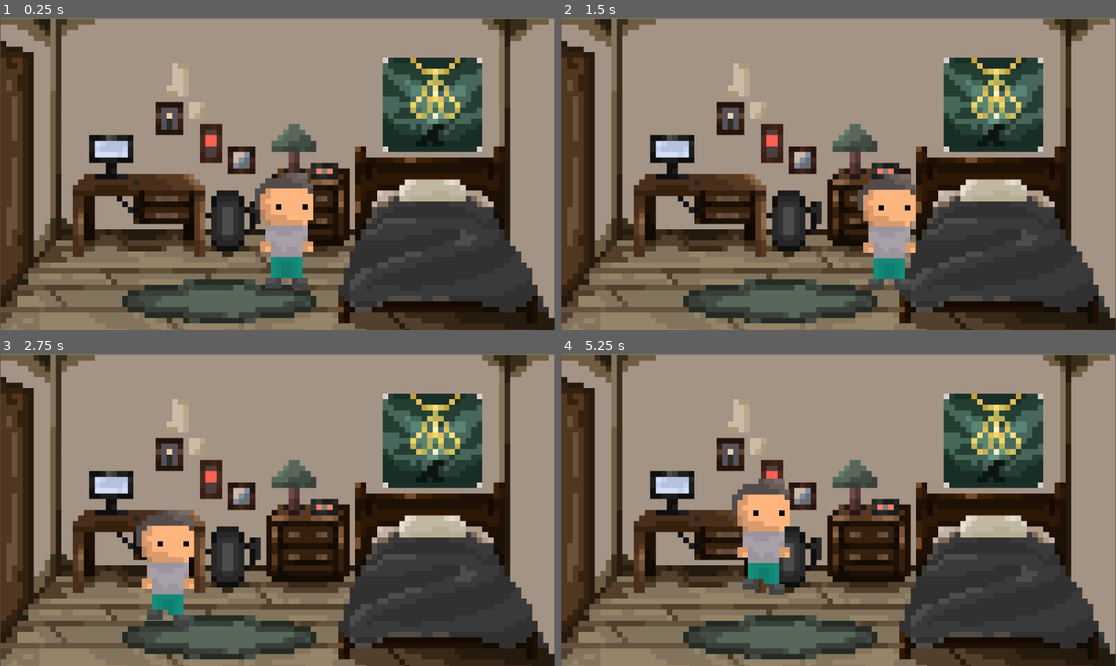
Above: before the commit, frames 1-4 (two rows, left to right).
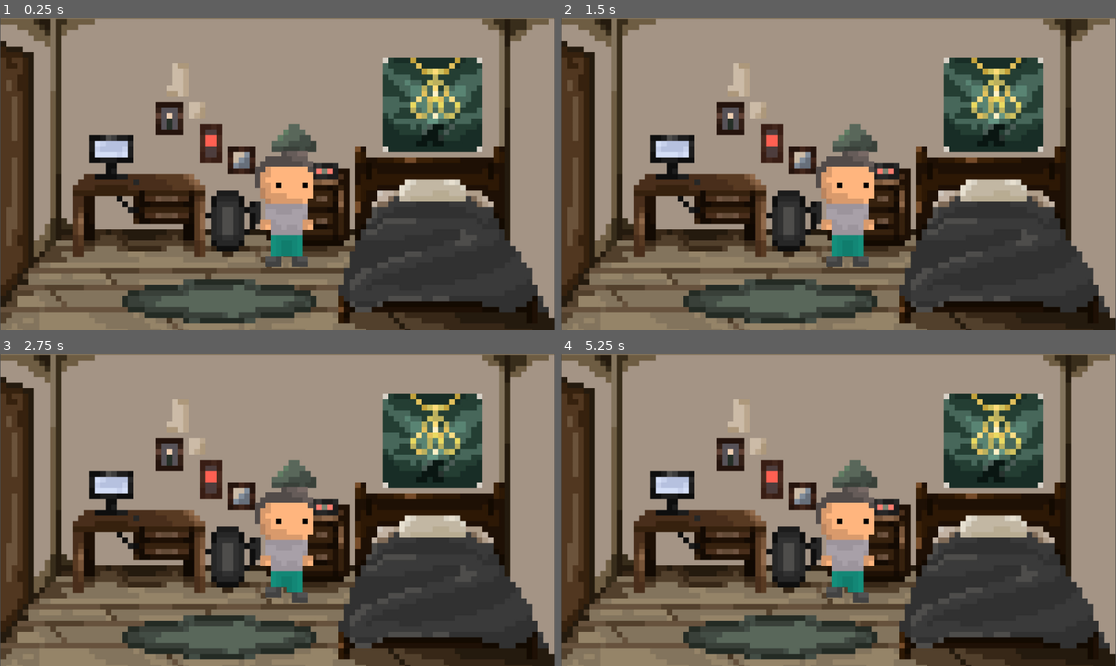
Above: after the commit, the same moments.

Repository: StefanBryda/AddiCate
Game: Godot game, scene res://scenes/Bedroom.tscn
The game is run twice, just before and just after one commit, with the same random seed, the same clock (stepped at 60 frames per second) and the same inputs.
Inputs:
- Up to frame 1 (0.25 s): no input
- Up to frame 2 (1.5 s): tap Enter (ui_accept) at 0.5, 0.77 s; hold Right (ui_right) from 0.53 s (still down)
- Up to frame 3 (2.75 s): tap Enter (ui_accept) at 1.52 s; release Right (ui_right) at 2.03 s; hold Left (ui_left) from 2.03 s (still down)
- Up to frame 4 (5.25 s): release Left (ui_left) at 2.78 s; hold Right (ui_right) 2.78-4.28 s; tap Enter (ui_accept) at 3.02, 3.77, 4.52 s; hold Left (ui_left) 4.28-5.03 s; hold Right (ui_right) from 5.03 s (still down)

The runs differ from the first frame. In frame 1, 3.3% of the frame differs, in the area x 45-57%, y 42-87%; in frame 2, 5.4%; in frame 3, 5.6%; in frame 4, 5.6%, in the area x 30-57%, y 39-80%.

Commit message:
root testing

Diff:
--- /dev/null
+++ b/addicate/scenes/game.tscn
@@ -0,0 +1,21 @@
+[gd_scene load_steps=3 format=3 uid="uid://bbyhai5ej4t1j"]
+
+[ext_resource type="PackedScene" uid="uid://oxxkfex7gohr" path="res://scenes/player.tscn" id="1_uwrxv"]
+
+[sub_resource type="WorldBoundaryShape2D" id="WorldBoundaryShape2D_uwrxv"]
+distance = -68.0
+
+[node name="Game" type="Node2D"]
+
+[node name="Player" parent="." instance=ExtResource("1_uwrxv")]
+position = Vector2(0, -101)
+
+[node name="Camera2D" type="Camera2D" parent="."]
+position = Vector2(4, -69)
+
+[node name="StaticBody2D" type="StaticBody2D" parent="."]
+position = Vector2(1, -69)
+
+[node name="CollisionShape2D" type="CollisionShape2D" parent="StaticBody2D"]
+position = Vector2(-2, 8)
+shape = SubResource("WorldBoundaryShape2D_uwrxv")
--- a/addicate/scenes/player.tscn
+++ b/addicate/scenes/player.tscn
@@ -1,6 +1,6 @@
 [gd_scene load_steps=10 format=3 uid="uid://oxxkfex7gohr"]
 
-[ext_resource type="Script" uid="uid://bf7fwsxl5k3bb" path="res://scripts/player.gd" id="1_dqkch"]
+[ext_resource type="Script" path="res://player.gd" id="1_dqkch"]
 [ext_resource type="Texture2D" uid="uid://bbki5mnxj20t" path="res://assets/sprites/avatar1 - Copy.png" id="1_qhqgy"]
 [ext_resource type="Texture2D" uid="uid://beavqq3yxys7y" path="res://assets/sprites/avatar1.png" id="2_dqkch"]
 [ext_resource type="Texture2D" uid="uid://dewbsmyolojci" path="res://assets/sprites/avatar2.png" id="3_qlg0r"]
Not shown, changed: website/styleSheets/mainStyle.css
